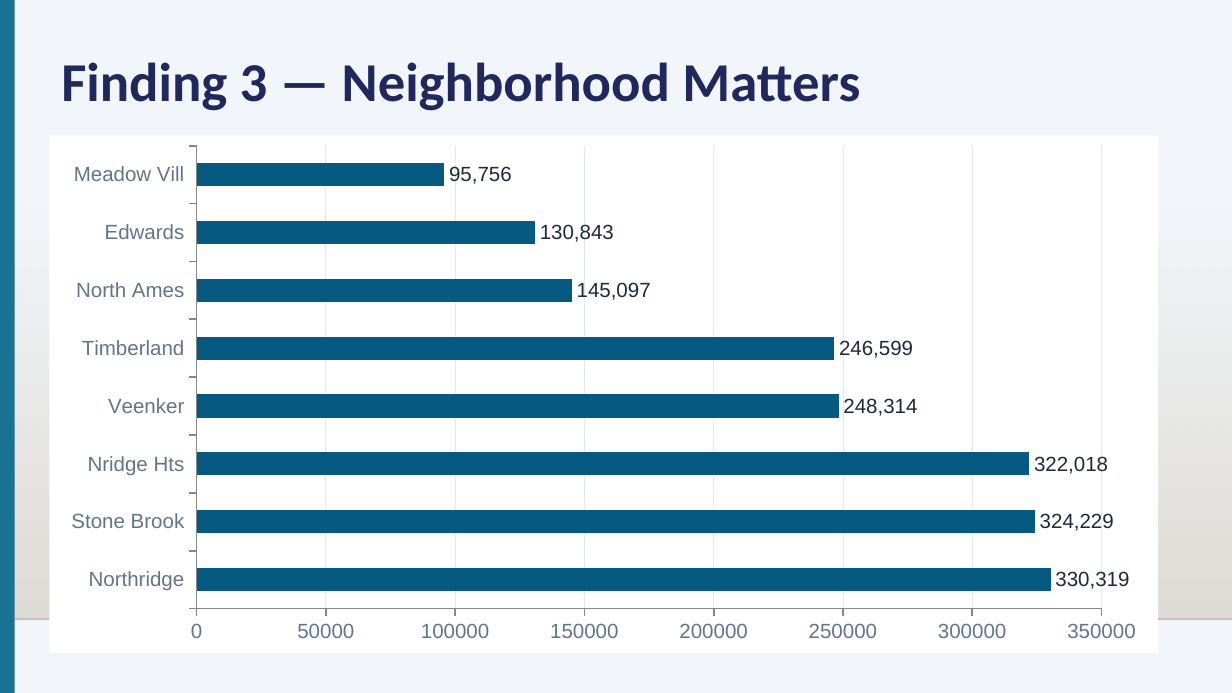
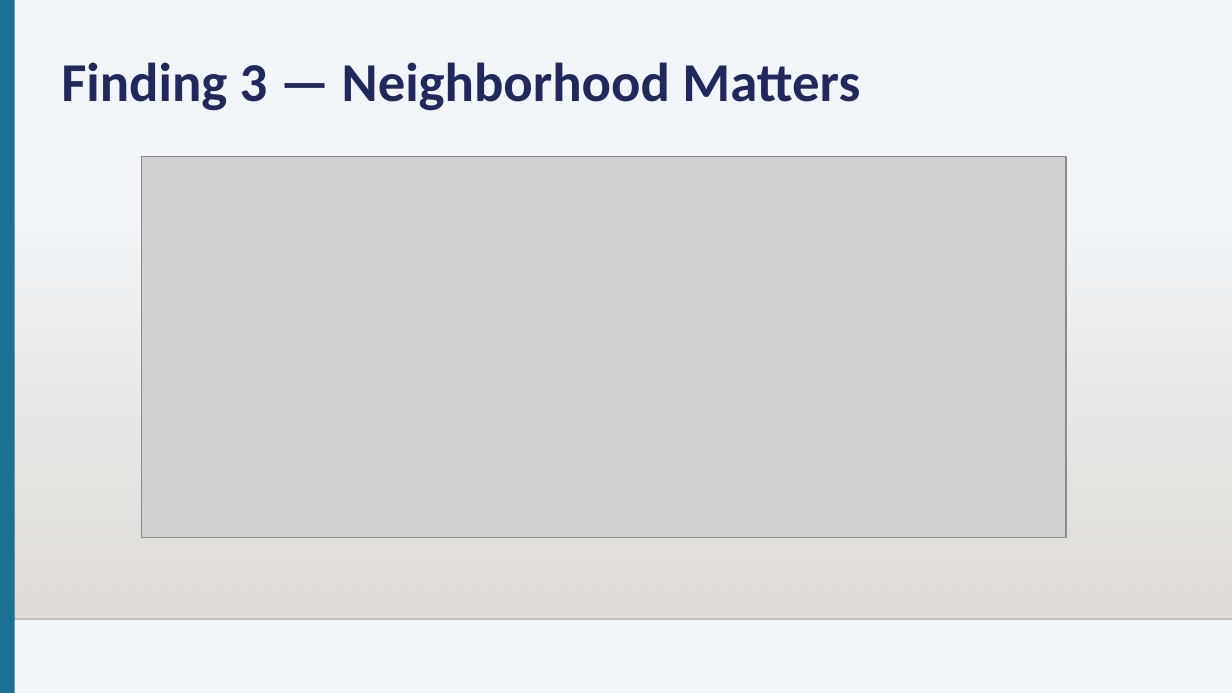
Before and after one commit to awhiz22/capstone-pad, a slide deck: slide 6 of notebooks/Evovo_Ajirioghene_AmesHousing.pptx. Drawn at 1232x693 pixels with LibreOffice and Linux fonts; fonts in the diff are those of the drawing; grey boxes stand for pictures; background and template pictures are left out. Boxes give left, top, right and bottom in pixels: in the first picture for what was removed or moved away, otherwise in the second. Text is boxed around its words. In the diff, an @@ line names an element or a change of style, - is before the commit and + after.

```diff
--- a/notebooks/Evovo_Ajirioghene_AmesHousing.pptx
+++ b/notebooks/Evovo_Ajirioghene_AmesHousing.pptx
@@ bar chart removed at (49,136,1158,653) @@
-categories: Northridge, Stone Brook, Nridge Hts, Veenker, Timberland, North Ames, Edwards, Meadow Vill
-Series 1: 330319, 324229, 322018, 248314, 246599, 145097, 130843, 95756
@@ picture added at (142,156,1067,537) @@
```
Also in this commit, not shown: 4 other slides changed.
